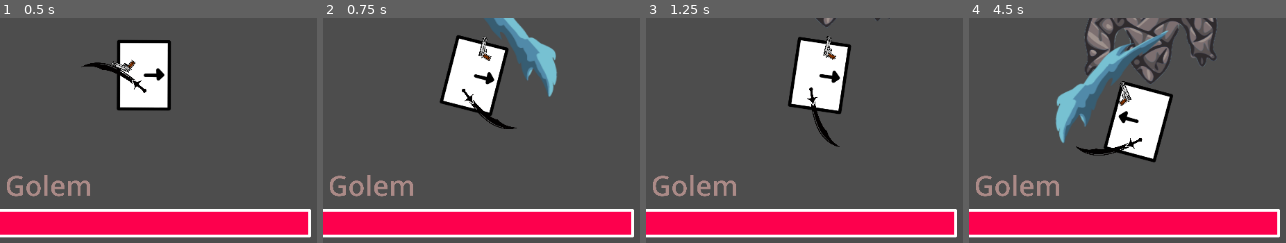
Above: before the commit, frames 1-4 (left to right).
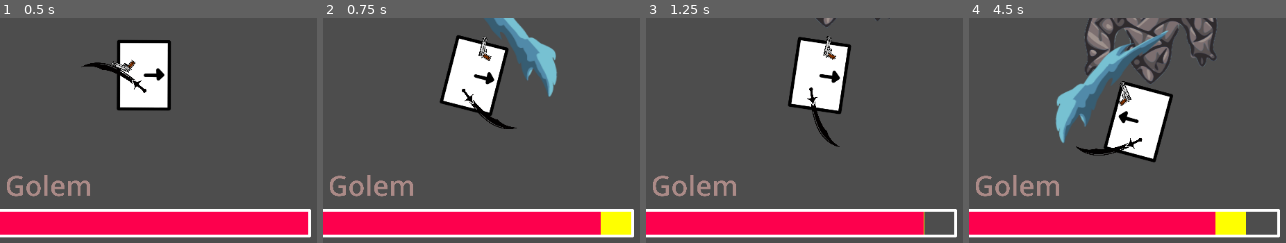
Above: after the commit, the same moments.

Repository: shafayatb/basic-2d-top-down-example
Game: Godot game, scene res://boss/golem/golem_boss_room.tscn
The game is run twice, just before and just after one commit, with the same random seed, the same clock (stepped at 60 frames per second) and the same inputs. The project has no main scene, so this scene is started directly.
Inputs (mouse positions are % of the whole screen's width and height, from its top left):
- Up to frame 1 (0.5 s): no input
- Up to frame 2 (0.75 s): move the mouse to (78, 45) at 0.52 s; hold D (Right) from 0.53 s (still down); click (78, 45) at 0.6 s
- Up to frame 3 (1.25 s): keep holding D (Right)
- Up to frame 4 (4.5 s): move the mouse to (25, 55) at 1.27 s; release D (Right) at 1.28 s; hold Down (Down) 1.28-2.03 s; tap Ctrl (Dash) at 1.35 s; move the mouse to (63, 28) at 2.02 s; hold D (Right) 2.03-2.78 s; tap X (Shoot) at 2.1 s; move the mouse to (44, 70) at 2.77 s; hold W (Up) 2.78-3.53 s; tap Q (SwitchTargets) at 2.85 s; move the mouse to (88, 65) at 3.52 s; hold E (Target) 3.53-4.28 s; hold A (Left) from 3.53 s (still down); move the mouse to (13, 35) at 4.27 s; click (13, 35) at 4.35 s
The pictures show only the part of the screen within x 50-100%, y 48-98%; the shares and areas given below are measured in that part.

Frame 1 is identical in both runs. In frame 2, 1.1% of the frame differs, in the area x 87-98%, y 85-97%; in frame 3, 1.1%; in frame 4, 2.1%, in the area x 77-98%, y 85-97%.

Commit message:
14f. Rest of the golem boss states

Diff:
--- a/attacks/sword_slash.tscn
+++ b/attacks/sword_slash.tscn
@@ -64,6 +64,71 @@
 "transitions": PackedFloat32Array(1),
 "update": 1,
 "values": [false]
+}
+
+[sub_resource type="Animation" id="Animation_qbsry"]
+resource_name = "big_slash"
+length = 0.65
+step = 0.05
+tracks/0/type = "value"
+tracks/0/imported = false
+tracks/0/enabled = true
+tracks/0/path = NodePath("Sprite2D:frame")
+tracks/0/interp = 1
+tracks/0/loop_wrap = true
+tracks/0/keys = {
+"times": PackedFloat32Array(0, 0.20000002, 0.25, 0.3, 0.35000002, 0.4, 0.45000002, 0.5),
+"transitions": PackedFloat32Array(1, 1, 1, 1, 1, 1, 1, 1),
+"update": 1,
+"values": [0, 1, 2, 3, 4, 5, 6, 7]
+}
+tracks/1/type = "value"
+tracks/1/imported = false
+tracks/1/enabled = true
+tracks/1/path = NodePath("Sprite2D:scale")
+tracks/1/interp = 1
+tracks/1/loop_wrap = true
+tracks/1/keys = {
+"times": PackedFloat32Array(0, 0.2, 0.4, 0.6),
+"transitions": PackedFloat32Array(0.5, 2, 2, 0.5),
+"update": 0,
+"values": [Vector2(1, 1), Vector2(1.5, 1.45), Vector2(1.5, 1.053), Vector2(1, 1)]
+}
+tracks/2/type = "value"
+tracks/2/imported = false
+tracks/2/enabled = true
+tracks/2/path = NodePath("Sprite2D:position")
+tracks/2/interp = 1
+tracks/2/loop_wrap = true
+tracks/2/keys = {
+"times": PackedFloat32Array(0, 0.6),
+"transitions": PackedFloat32Array(0.5, 2),
+"update": 0,
+"values": [Vector2(0, 0), Vector2(56, 0)]
+}
+tracks/3/type = "value"
+tracks/3/imported = false
+tracks/3/enabled = true
+tracks/3/path = NodePath("Sprite2D:modulate")
+tracks/3/interp = 1
+tracks/3/loop_wrap = true
+tracks/3/keys = {
+"times": PackedFloat32Array(0, 0.1, 0.6, 0.65),
+"transitions": PackedFloat32Array(0.5, 2, 2, 0.5),
+"update": 0,
+"values": [Color(1, 1, 1, 0), Color(1.0588765e-06, 0.5973464, 0.5973464, 1), Color(1, 1, 1, 1), Color(1, 1, 1, 0)]
+}
+tracks/4/type = "value"
+tracks/4/imported = false
+tracks/4/enabled = true
+tracks/4/path = NodePath("Area2D/CollisionShape2D:disabled")
+tracks/4/interp = 1
+tracks/4/loop_wrap = true
+tracks/4/keys = {
+"times": PackedFloat32Array(0, 0.6),
+"transitions": PackedFloat32Array(1, 1),
+"update": 1,
+"values": [false, true]
 }
 
 [sub_resource type="Animation" id="Animation_i1bck"]
@@ -131,71 +196,6 @@
 "values": [false, true]
 }
 
-[sub_resource type="Animation" id="Animation_qbsry"]
-resource_name = "big_slash"
-length = 0.65
-step = 0.05
-tracks/0/type = "value"
-tracks/0/imported = false
-tracks/0/enabled = true
-tracks/0/path = NodePath("Sprite2D:frame")
-tracks/0/interp = 1
-tracks/0/loop_wrap = true
-tracks/0/keys = {
-"times": PackedFloat32Array(0, 0.20000002, 0.25, 0.3, 0.35000002, 0.4, 0.45000002, 0.5),
-"transitions": PackedFloat32Array(1, 1, 1, 1, 1, 1, 1, 1),
-"update": 1,
-"values": [0, 1, 2, 3, 4, 5, 6, 7]
-}
-tracks/1/type = "value"
-tracks/1/imported = false
-tracks/1/enabled = true
-tracks/1/path = NodePath("Sprite2D:scale")
-tracks/1/interp = 1
-tracks/1/loop_wrap = true
-tracks/1/keys = {
-"times": PackedFloat32Array(0, 0.2, 0.4, 0.6),
-"transitions": PackedFloat32Array(0.5, 2, 2, 0.5),
-"update": 0,
-"values": [Vector2(1, 1), Vector2(1.5, 1.45), Vector2(1.5, 1.053), Vector2(1, 1)]
-}
-tracks/2/type = "value"
-tracks/2/imported = false
-tracks/2/enabled = true
-tracks/2/path = NodePath("Sprite2D:position")
-tracks/2/interp = 1
-tracks/2/loop_wrap = true
-tracks/2/keys = {
-"times": PackedFloat32Array(0, 0.6),
-"transitions": PackedFloat32Array(0.5, 2),
-"update": 0,
-"values": [Vector2(0, 0), Vector2(56, 0)]
-}
-tracks/3/type = "value"
-tracks/3/imported = false
-tracks/3/enabled = true
-tracks/3/path = NodePath("Sprite2D:modulate")
-tracks/3/interp = 1
-tracks/3/loop_wrap = true
-tracks/3/keys = {
-"times": PackedFloat32Array(0, 0.1, 0.6, 0.65),
-"transitions": PackedFloat32Array(0.5, 2, 2, 0.5),
-"update": 0,
-"values": [Color(1, 1, 1, 0), Color(1.0588765e-06, 0.5973464, 0.5973464, 1), Color(1, 1, 1, 1), Color(1, 1, 1, 0)]
-}
-tracks/4/type = "value"
-tracks/4/imported = false
-tracks/4/enabled = true
-tracks/4/path = NodePath("Area2D/CollisionShape2D:disabled")
-tracks/4/interp = 1
-tracks/4/loop_wrap = true
-tracks/4/keys = {
-"times": PackedFloat32Array(0, 0.6),
-"transitions": PackedFloat32Array(1, 1),
-"update": 1,
-"values": [false, true]
-}
-
 [sub_resource type="AnimationLibrary" id="AnimationLibrary_uy0on"]
 _data = {
 &"RESET": SubResource("Animation_62u7h"),
@@ -206,23 +206,23 @@
 [sub_resource type="RectangleShape2D" id="RectangleShape2D_kk4dj"]
 size = Vector2(250, 200)
 
-[node name="SwordSlash" type="Node2D"]
+[node name="SwordSlash" type="Node2D" unique_id=1215480224]
 script = ExtResource("1_qbsry")
 
-[node name="Sprite2D" type="Sprite2D" parent="."]
+[node name="Sprite2D" type="Sprite2D" parent="." unique_id=258952657]
 modulate = Color(1, 1, 1, 0)
 z_index = -1
 texture = ExtResource("1_17rc0")
 hframes = 8
 
-[node name="AnimationPlayer" type="AnimationPlayer" parent="."]
-libraries = {
-&"": SubResource("AnimationLibrary_uy0on")
-}
+[node name="AnimationPlayer" type="AnimationPlayer" parent="." unique_id=1066854862]
+libraries/ = SubResource("AnimationLibrary_uy0on")
 speed_scale = 2.0
 
-[node name="Area2D" type="Area2D" parent="."]
-
-[node name="CollisionShape2D" type="CollisionShape2D" parent="Area2D"]
+[node name="Area2D" type="Area2D" parent="." unique_id=824177008]
+collision_layer = 16
+collision_mask = 2
+
+[node name="CollisionShape2D" type="CollisionShape2D" parent="Area2D" unique_id=1432857270]
 position = Vector2(25, 0)
 shape = SubResource("RectangleShape2D_kk4dj")
--- a/boss/golem/golem_boss.gd
+++ b/boss/golem/golem_boss.gd
@@ -11,13 +11,28 @@
 @onready var animation_player: AnimationPlayer = $AnimationPlayer
 @onready var custom_health_bar: CustomHealthBar = $CanvasLayer/CustomHealthBar
 @onready var sprite: Sprite2D = $Golem
+@onready var pivot: Node2D = $Pivot
+@onready var hurt_box: CollisionShape2D = $CollisionShape2D
+
 
 var player: CharacterBody2D
 var direction: Vector2
+var DEF = 0
+
+var health: float = 100.0:
+	set(value):
+		health = value
+		custom_health_bar.change_value(value)
+		if value <= 0.0:
+			custom_health_bar.visible = false
+			state_machine.change_state(GolemStates.GOLEM_DEATH)
+		elif value <= custom_health_bar.max_value /2 and DEF == 0:
+			DEF = 5
+			state_machine.change_state(GolemStates.GOLEM_ARMOR_BUFF)
 
 func _ready() -> void:
-	add_to_group("enemy")
 	set_physics_process(false)
+	custom_health_bar._setup_health_bar(health)
 	player = get_tree().get_first_node_in_group("Player")
 
 func _process(delta: float) -> void:
@@ -33,3 +48,6 @@
 	velocity = direction.normalized() * 40
 
 	move_and_slide()
+
+func take_damage(weapon_damage: float):
+	health -= weapon_damage
--- a/boss/golem/golem_boss.tscn
+++ b/boss/golem/golem_boss.tscn
@@ -88,6 +88,20 @@
 "update": 0,
 "values": [Color(1, 1, 1, 0), Color(1, 1, 1, 1), Color(1, 1, 1, 1), Color(1, 1, 1, 0)]
 }
+tracks/1/type = "method"
+tracks/1/imported = false
+tracks/1/enabled = true
+tracks/1/path = NodePath(".")
+tracks/1/interp = 1
+tracks/1/loop_wrap = true
+tracks/1/keys = {
+"times": PackedFloat32Array(2),
+"transitions": PackedFloat32Array(1),
+"values": [{
+"args": [],
+"method": &"queue_free"
+}]
+}
 
 [sub_resource type="Animation" id="Animation_3fse8"]
 resource_name = "Death"
@@ -192,6 +206,20 @@
 "transitions": PackedFloat32Array(1, 1, 1, 1, 1, 1, 1, 1, 1, 1, 1, 1, 1, 1, 1, 1),
 "update": 1,
 "values": [0, 1, 2, 3, 4, 5, 6, 7, 8, 9, 10, 11, 12, 13, 14, 0]
+}
+tracks/1/type = "method"
+tracks/1/imported = false
+tracks/1/enabled = true
+tracks/1/path = NodePath("StateMachine/GolemLaserBeam")
+tracks/1/interp = 1
+tracks/1/loop_wrap = true
+tracks/1/keys = {
+"times": PackedFloat32Array(0.75),
+"transitions": PackedFloat32Array(1),
+"values": [{
+"args": [],
+"method": &"set_target"
+}]
 }
 
 [sub_resource type="Animation" id="Animation_fp00a"]
@@ -343,11 +371,11 @@
 [sub_resource type="CircleShape2D" id="CircleShape2D_xj83x"]
 radius = 700.0
 
-[node name="GolemBoss" type="CharacterBody2D" unique_id=2097169315]
+[node name="GolemBoss" type="CharacterBody2D" unique_id=2097169315 groups=["enemy"]]
 collision_layer = 2
 collision_mask = 0
 script = ExtResource("1_1seyn")
-projectile_attack_launch_range = 500
+projectile_attack_launch_range = 300
 bullet_node = ExtResource("2_of85f")
 
 [node name="Golem" type="Sprite2D" parent="." unique_id=1985591852]
--- a/boss/golem/states/golem_armor_buff.gd
+++ b/boss/golem/states/golem_armor_buff.gd
@@ -1,3 +1,17 @@
 extends State
 
 class_name GolemArmorBuff
+
+var boss: CharacterBody2D
+var can_transition: bool = false
+
+func enter():
+	boss = state_machine.get_parent()
+	boss.animation_player.play("ArmorBuff")
+	await boss.animation_player.animation_finished
+	can_transition = true
+
+func physics_update(_delta: float):
+	if can_transition:
+		can_transition = false
+		state_machine.change_state(GolemStates.GOLEM_FOLLOW)
--- a/boss/golem/states/golem_death.gd
+++ b/boss/golem/states/golem_death.gd
@@ -1,3 +1,12 @@
 extends State
 
 class_name GolemDeath
+
+var boss: CharacterBody2D
+
+func enter():
+	boss = state_machine.get_parent()
+	boss.hurt_box.disabled = true
+	boss.animation_player.play("Death")
+	await boss.animation_player.animation_finished
+	boss.animation_player.play("BossSlain")
--- a/boss/golem/states/golem_follow.gd
+++ b/boss/golem/states/golem_follow.gd
@@ -17,7 +17,12 @@
 	if distance < boss.melee_attack_range:
 		state_machine.change_state(GolemStates.GOLEM_MELEE_ATTACK)
 	elif distance > boss.projectile_attack_launch_range:
-		state_machine.change_state(GolemStates.GOLEM_HOMING_MISSILE)
+		var rand_attack = randi() % 2
+		match rand_attack:
+			0:
+				state_machine.change_state(GolemStates.GOLEM_HOMING_MISSILE)
+			1:
+				state_machine.change_state(GolemStates.GOLEM_LASER_BEAM)
 
 func exit():
 	boss.set_physics_process(false)
--- a/boss/golem/states/golem_laser_beam.gd
+++ b/boss/golem/states/golem_laser_beam.gd
@@ -1,3 +1,25 @@
 extends State
 
 class_name GolemLaserBeam
+
+var boss: CharacterBody2D
+var can_transition: bool = false
+
+func enter():
+	boss = state_machine.get_parent()
+	await play_animation("LaserCast")
+	await play_animation("Laser")
+	can_transition = true
+
+
+func play_animation(anim_name: String):
+	boss.animation_player.play(anim_name)
+	await boss.animation_player.animation_finished
+
+func set_target():
+	boss.pivot.rotation = (boss.direction - boss.pivot.position).angle()
+
+func physics_update(_delta: float):
+	if can_transition:
+		can_transition = false
+		state_machine.change_state(GolemStates.GOLEM_DASH)
--- a/node_state_machine/idle_state.gd
+++ b/node_state_machine/idle_state.gd
@@ -5,7 +5,6 @@
 var player: CharacterBody2D
 
 func enter():
-	print("IDLE STATE")
 	player = get_tree().get_first_node_in_group("Player")
 	player.velocity = Vector2.ZERO
 	player.playback.travel("Idle")
--- a/project.godot
+++ b/project.godot
@@ -95,6 +95,7 @@
 2d_physics/layer_2="Boss"
 2d_physics/layer_3="Player"
 2d_physics/layer_4="projectiles"
+2d_physics/layer_5="hitbox"
 
 [rendering]
 
--- a/script_player/idle_state_new.gd
+++ b/script_player/idle_state_new.gd
@@ -1,9 +1,6 @@
 extends StateInterface
 
 class_name IdleStateNew
-
-func enter(prev_state: StateTypes.State) -> void:
-	print("IDLE STATE")
 
 func handle_input(event: InputEvent):
 	if Input.is_action_just_pressed("Dash"):
--- a/weapons/states/sword_attack.gd
+++ b/weapons/states/sword_attack.gd
@@ -35,7 +35,6 @@
 		weapon.animation_tree.disconnect("animation_finished", on_animation_finished)
 
 func on_animation_finished(anim_name: StringName):
-	print(anim_name)
 	if anim_name == anim_tree_path:
 		anim_finished = true
 	elif anim_name == "sword_return":
--- a/weapons/states/sword_idle.gd
+++ b/weapons/states/sword_idle.gd
@@ -5,7 +5,6 @@
 var weapon: Node2D
 
 func enter():
-	print("Sword Idle")
 	weapon = state_machine.get_parent()
 	weapon.playback.travel("Idle")
 
--- a/weapons/sword.gd
+++ b/weapons/sword.gd
@@ -6,7 +6,7 @@
 	animation_tree.get("parameters/WeaponStates/playback")
 @onready var sword_attack: SwordAttack = $StateMachine/SwordAttack
 
-@export var weapon_damage: float = 1.0
+@export var weapon_damage: float = 5.0
 
 const sword_slash_preload = preload("res://attacks/sword_slash.tscn")
 var player: CharacterBody2D
Not shown: 1 places in attacks/sword_slash.tscn that only renumber resources
